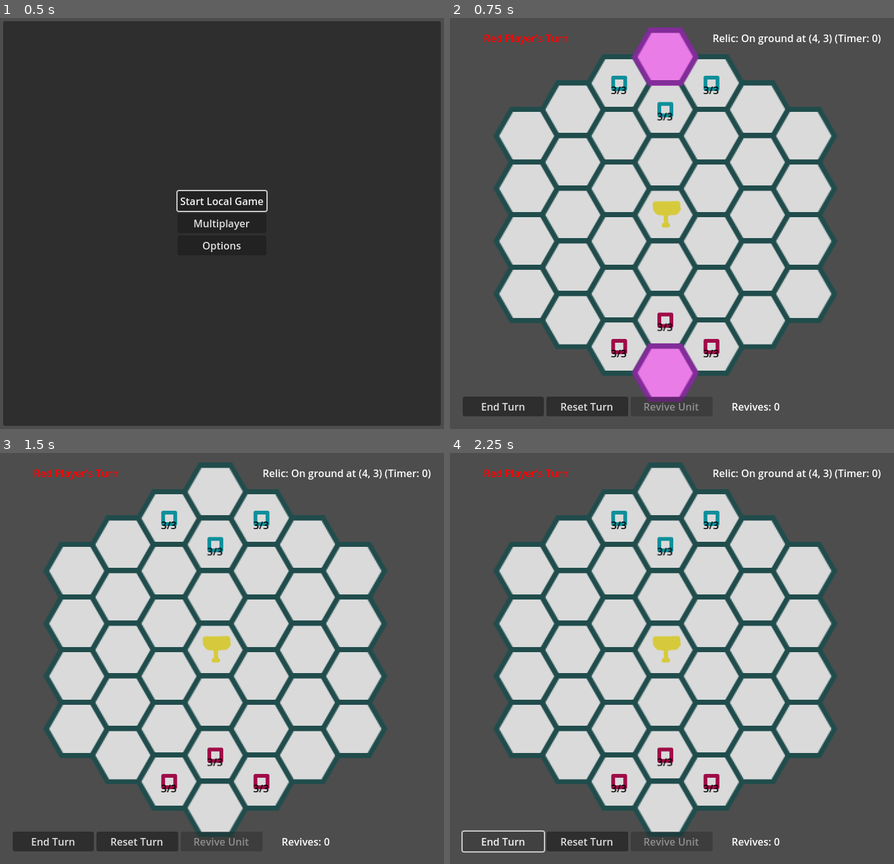
Above: before the commit, frames 1-4 (two rows, left to right).
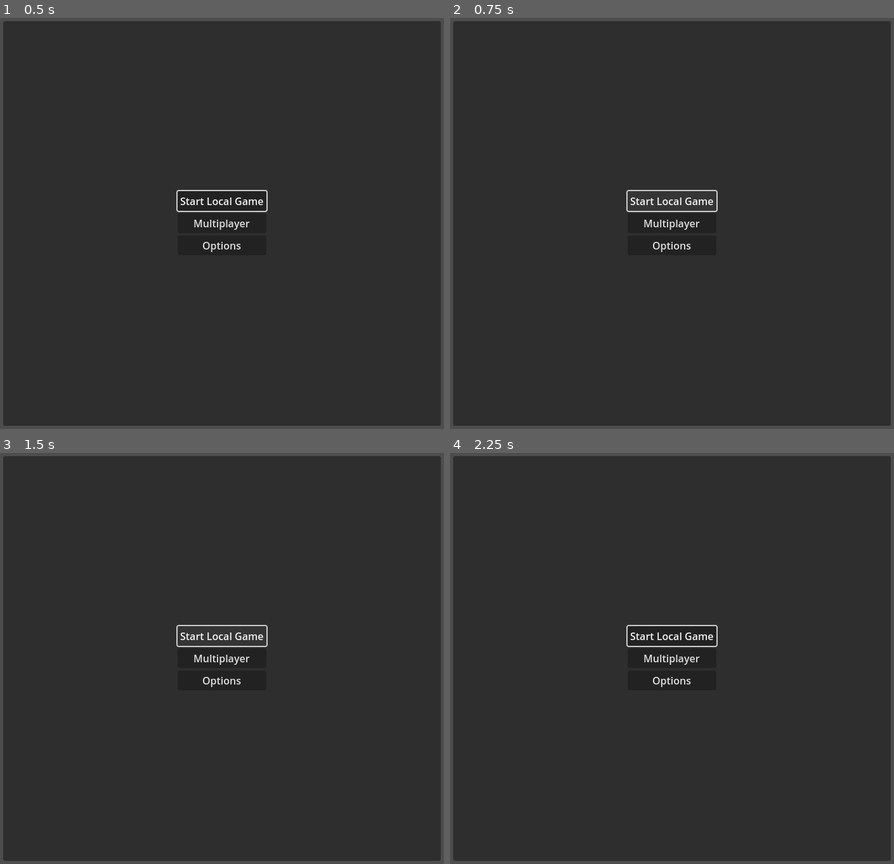
Above: after the commit, the same moments.

Repository: dokumor8/cursed_football
Game: Godot game, scene res://scenes/ui/main_menu.tscn
Two runs of this game, one before a commit and one after it. Both use one fixed random seed, a clock stepped at 60 frames per second and the inputs below.
Inputs (mouse positions are in pixels of both pictures, inside the frame that each line leads up to):
- Up to frame 1 (0.5 s): no input
- Up to frame 2 (0.75 s): click "Start Local Game" at 0.5 s
- Up to frame 3 (1.5 s): click (222, 637) at 1.25 s, where only the run after the commit has a clickable "Start Local Game"
- Up to frame 4 (2.25 s): click (503, 843) at 2 s, where only the run before the commit has a clickable "End Turn"

Frame 1 is identical in both runs. In frame 2, 94% of the frame differs, in the area x 0-100%, y 0-100%; in frame 3, 94%; in frame 4, 94%.
Error after the commit: Parse Error: Identifier "peer_to_player_id" not declared in the current scope. (res://scripts/network/multiplayer_manager.gd:243)

Commit message:
Fix disconnect handling

Diff:
--- a/scripts/network/multiplayer_manager.gd
+++ b/scripts/network/multiplayer_manager.gd
@@ -32,7 +32,7 @@
 
 # Player assignment (for dedicated server)
 var assigned_player_id: int = 0  # Local player's assigned ID (0 for server, 1/2 for players)
-var peer_to_player_id: Dictionary = {}  # Server only: peer_id -> player_id
+var player_to_peer_id: Dictionary = {1: null, 2: null} # Server only: 1 -> peer1, 2 -> peer2
 var next_player_id: int = 1  # Server only: next player ID to assign
 
 # Lobby state (server only)
@@ -156,10 +156,16 @@
     player_connected.emit(peer_id)
 
     # Assign player ID if we're the server
-    if is_server and next_player_id <= MAX_PLAYERS:
-        var player_id = next_player_id
-        peer_to_player_id[peer_id] = player_id
-        next_player_id += 1
+    if not is_server:
+        return
+    var found_slot = false
+    var player_id: int
+    for player in player_to_peer_id:
+        if player_to_peer_id[player] == null:
+            player_to_peer_id[player] = peer_id
+            found_slot = true
+            player_id = player
+    if found_slot:
         print("Assigned player ID ", player_id, " to peer ", peer_id)
         # Notify the client of their assigned player ID
         assign_player_id_rpc.rpc_id(peer_id, player_id)
@@ -167,30 +173,29 @@
         # Initialize lobby state for this player
         player_ready_states[player_id] = false
         _update_lobby_connections()
-
-        # Start timer if not already running
-        # if peer_to_player_id.size() > 0 and lobby_state_timer.is_stopped():
-        #     lobby_state_timer.start()
-
-    # Note: We don't send game state here anymore
-    # Game state will be sent by the game scene after it loads
+    else:
+        print("Slots are full")
 
 func _on_peer_disconnected(peer_id: int) -> void:
     print("Player disconnected: ", peer_id)
     player_disconnected.emit(peer_id)
 
-    # Clean up player assignment if we're the server
-    if is_server and peer_to_player_id.has(peer_id):
-        var player_id = peer_to_player_id[peer_id]
-        peer_to_player_id.erase(peer_id)
+    if not is_server:
+        return
+
+    var player_id: int
+    var found_player = false
+    for player in player_to_peer_id:
+        if player_to_peer_id[player] == peer_id:
+            found_player = true
+            player_to_peer_id[player] = null
+            player_id = player
+
+    if found_player:
         print("Removed player ID ", player_id, " for disconnected peer ", peer_id)
         # Clean up lobby state
         player_ready_states.erase(player_id)
         _update_lobby_connections()
-        # Stop timer if no players left
-        # if peer_to_player_id.size() == 0 and not lobby_state_timer.is_stopped():
-        #     lobby_state_timer.stop()
-        # Could potentially reassign this player ID later if needed
 
 func _on_connected_to_server() -> void:
     print("Connected to server successfully")
